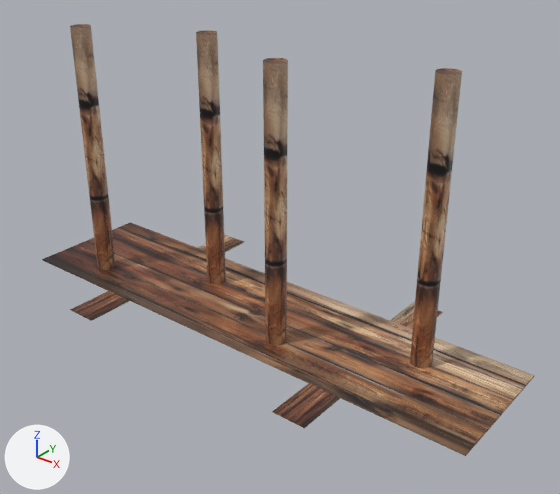
What one commit did to the glTF model assets/assets/esteet/PujotteluAvo3D.glb.
Before and after are seen from a 50 mm camera at (0.648, -0.832, 0.66) aimed at (-0.017, -0.002, 0.145). Every picture has the same lights, and +X, +Y and +Z are marked at lower left. The picture after the commit comes second. Where no turn or scale is listed for an object, it has been applied to the vertices.
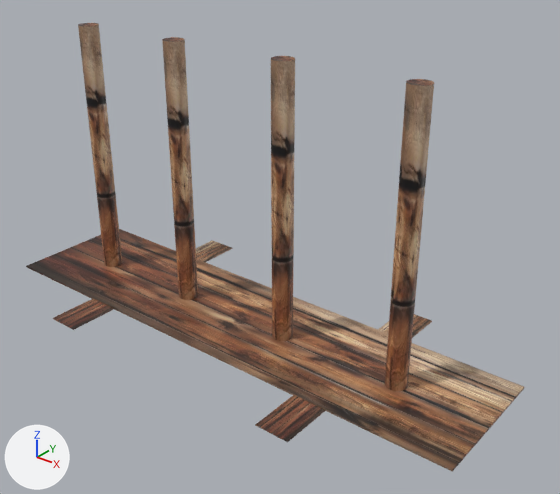
Where the change shows, as pixel boxes (x1, y1, x2, y2) in the pictures (560 x 494 px):
'Plane.005', moved: before (42, 222, 534, 456); after (26, 229, 524, 472)
'Cylinder.007', moved: before (410, 68, 462, 369); after (385, 79, 434, 391)
'Cylinder.005', moved: before (196, 30, 226, 284); after (162, 37, 198, 300)
'Cylinder.006', moved: before (263, 58, 288, 346); after (271, 56, 295, 341)
'Cylinder.004', moved: before (70, 24, 116, 270); after (78, 23, 122, 267)
'Plane.004', moved: before (272, 302, 443, 428); after (255, 314, 432, 442)
'Plane.003', moved: before (70, 235, 244, 321); after (53, 240, 233, 330)

The change, as a list of edits to the scene's bpy script:
```text
Change ob_plane_003:
    ob_plane_003.location: (-0.295, 0.012, 0.002) -> (-0.295, -0.023, 0.002)
Change ob_plane_004:
    ob_plane_004.location: (0.138, 0.012, 0.002) -> (0.138, -0.023, 0.002)
Change ob_plane_005:
    ob_plane_005.location: (-0.079, 0.014, 0.002) -> (-0.079, -0.022, 0.002)
Change ob_cylinder_004:
    ob_cylinder_004.location: (-0.396, -0.038, 0.219) -> (-0.396, -0.022, 0.219)
Change ob_cylinder_005:
    ob_cylinder_005.location: (-0.201, 0.049, 0.219) -> (-0.201, -0.022, 0.219)
Change ob_cylinder_006:
    ob_cylinder_006.location: (0.004, -0.038, 0.219) -> (0.004, -0.022, 0.219)
Change ob_cylinder_007:
    ob_cylinder_007.location: (0.21, 0.049, 0.219) -> (0.21, -0.022, 0.219)
```
